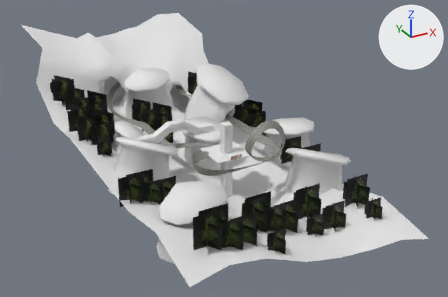
What one commit did to the Blender file media/trunk/tracks/20_newton/newton.blend.
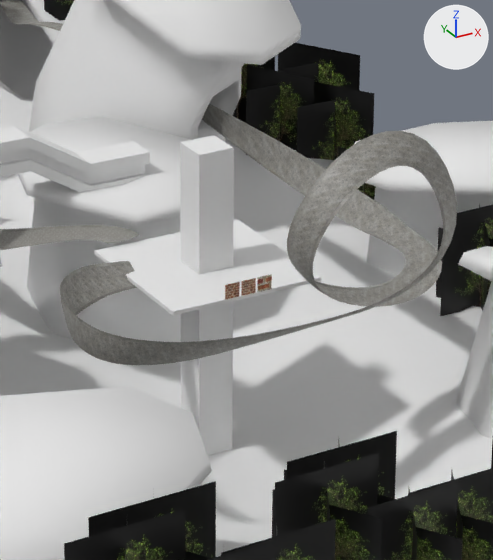
The first picture shows the older version from a 50 mm camera at (-455.0, -818.0, 415.0) aimed at (59.0, 116.0, -52.0). The close-ups show the older and then the newer version on the part from 40% to 66% of the width and 30% to 75% of the height of that picture. Only the edits that show in the close-ups are written down. The lights are fixed; the arrows at upper right show +X, +Y and +Z.
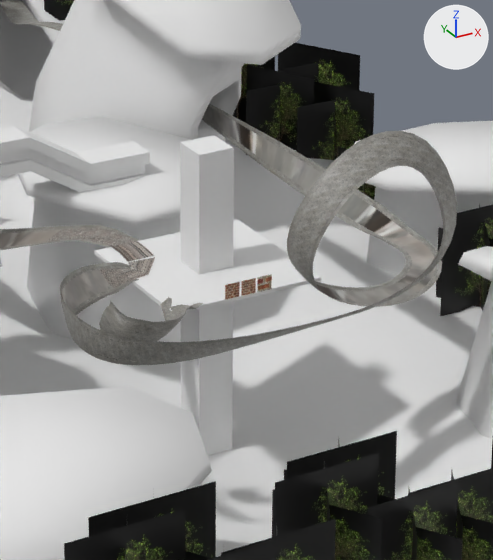
Changed parts and their boxes [x1, y1, x2, y2] in the close-ups (493 x 560 px; the box of a moved part takes in the faces that stretch with it):
'BezierCurve.003', shown
    after: [0, 3, 440, 362]
'BezierCurve.004', added
    after: [99, 297, 203, 341]
part 1 of me_mesh, moved or reshaped
    both: [76, 225, 139, 293]
part 2 of me_mesh_000, moved or reshaped (not visible before)
    after: [46, 227, 155, 288]

The change, as a list of edits to the scene's bpy script:
```text
Change me_mesh:
    where me_mesh.from_pydata(...)  # 1928 vertices, 1680 faces; spans x -75.0..114.0, y -76.0..498.0, z -42.0..65.0
    used by ob_beziercurve_000; location = (0.0, 0.0, -1.0)
    me_mesh part 1: 49 of 1928 vertices moved; they spanned x -39.0..-13.0, y -2.0..48.0, z -3.0..3.0 and now span x -39.0..-12.0, y -2.0..48.0, z -3.0..2.0; mean shift (0.0, 0.0, 0.0); largest move (-13.0, 39.0, 2.0) -> (-13.0, 40.0, -1.0)
Change me_mesh_000:
    used by ob_beziercurve_003; location = (0.0, 0.0, 0.0)
    remove me_mesh_000.from_pydata(...)  # 484 vertices, 240 faces, 2 loose edges; spans x -75.0..112.0, y -75.0..497.0, z -42.0..63.0
    add me_mesh_000.from_pydata(...)  # 482 vertices, 239 faces, 2 loose edges; spans x -75.0..112.0, y -75.0..497.0, z -42.0..63.0
    me_mesh_000 part 2
    4 vertices are removed from x -25.0..-8.0, y 15.0..18.0, z 1.0..3.0
    1 face is deleted
    2 loose edges are deleted
    3 vertices in x -31.0..-20.0, y 55.0..69.0, z -9.0..-4.0 move by (0.0, 0.0, -1.0)
    17 vertices move from x -41.0..-12.0, y -1.0..58.0, z -3.0..4.0 to x -34.0..-14.0, y 0.0..58.0, z -3.0..1.0
    2 vertices are added at (-27.0, 17.0, -1.0), (-12.0, 17.0, -1.0)
    2 loose edges are added
Add me_mesh_001:
    me_mesh_001.from_pydata(...)  # 112 vertices, 91 faces; spans x -63.5..-20.1, y -57.8..-26.8, z -2.8..12.5
    me_mesh_001.polygons.foreach_set('use_smooth', [True] * 91)
    me_mesh_001.materials.append(mat_stktex_generic_concretea_png)  # picture img_stktex_generic_concretea_png
Change ob_beziercurve_003:
    remove ob_beziercurve_003.hide_set(True)  # its collection is switched off
Add ob_beziercurve_004:
    ob_beziercurve_004 = bpy.data.objects.new('BezierCurve.004', me_mesh_001)
    ob_beziercurve_004.location = (1.0, 6.1, -2.6)
    _m = ob_beziercurve_004.modifiers.new('EdgeSplit', 'EDGE_SPLIT')
```
